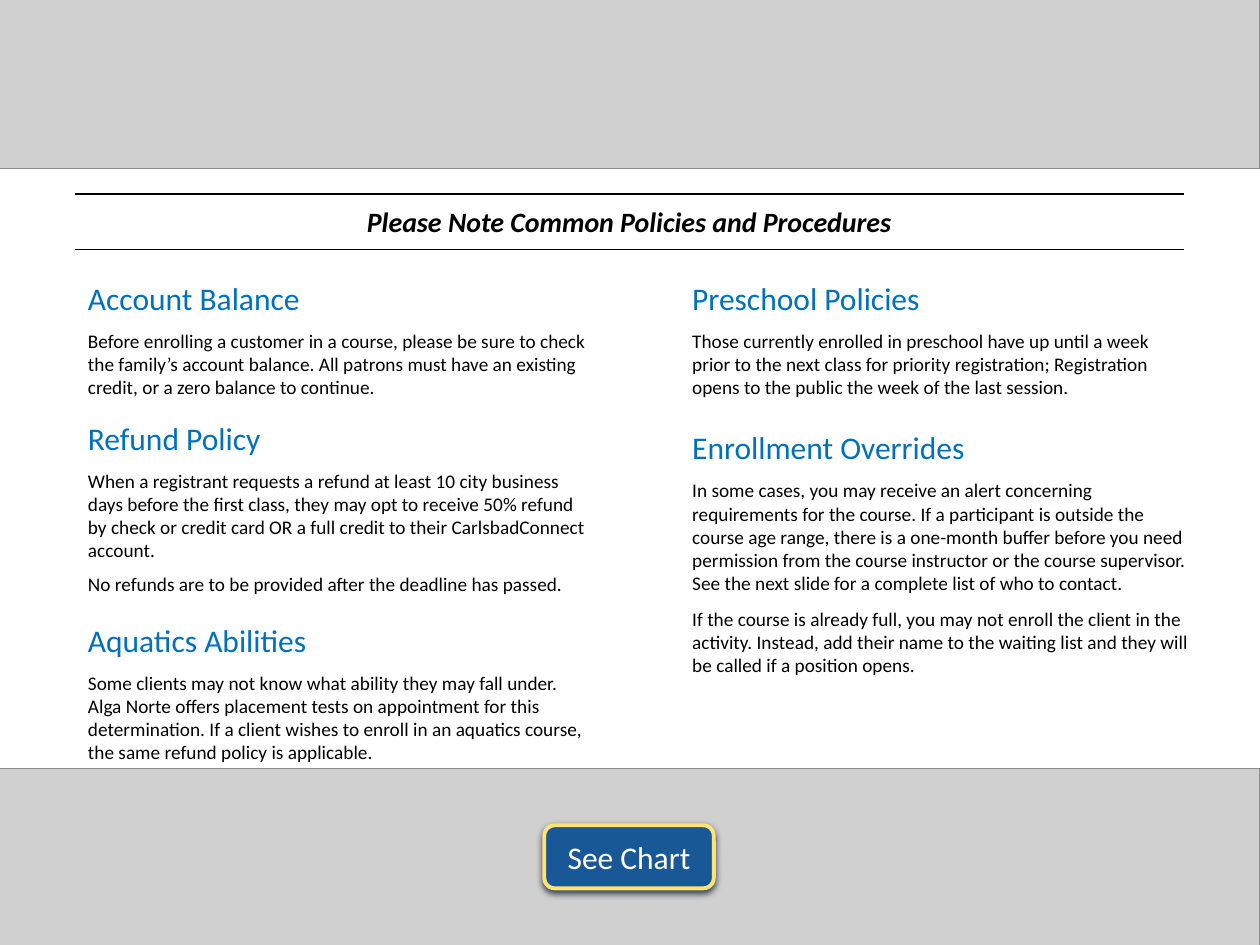
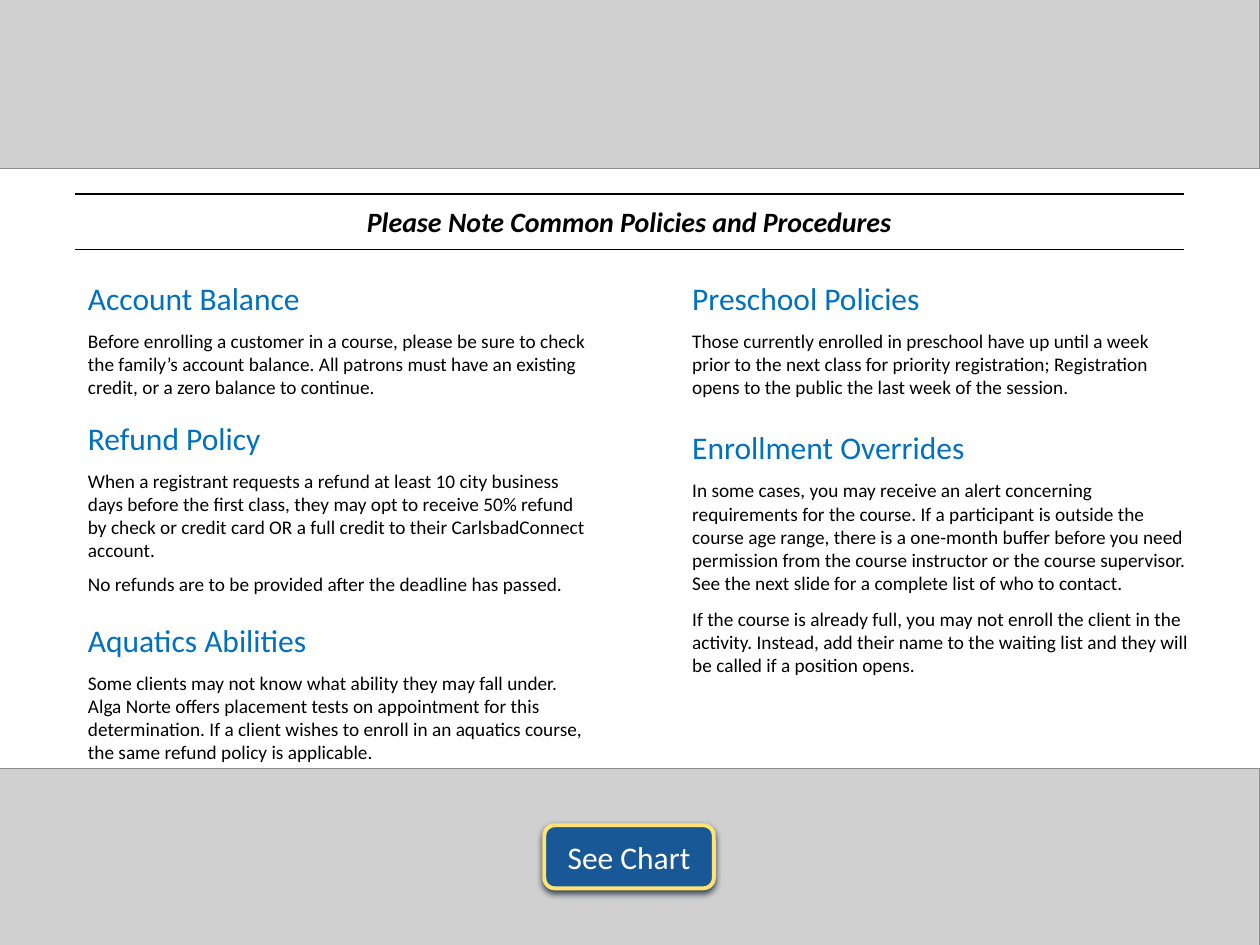
Before and after one commit to jstngoulet/ActiveNet_Trainer, a slide deck: slide 4 of ActiveNet Trainer/Courses/ActiveNet Orientation - Enrollment/Enrollment Policies and Procedures.pptx. Drawn at 1260x945 pixels with LibreOffice and Linux fonts; fonts in the diff are those of the drawing; grey boxes stand for pictures. Boxes give left, top, right and bottom in pixels: in the first picture for what was removed or moved away, otherwise in the second. Text is boxed around its words. In the diff, an @@ line names an element or a change of style, - is before the commit and + after.

Commit message:
fixed preschool priority statement in policies and procedures

```diff
--- a/ActiveNet Trainer/Courses/ActiveNet Orientation - Enrollment/Enrollment Policies and Procedures.pptx
+++ b/ActiveNet Trainer/Courses/ActiveNet Orientation - Enrollment/Enrollment Policies and Procedures.pptx
@@ text at bbox=[692, 334, 1149, 397]: text changed @@
-Those currently enrolled in preschool have up until a week prior to the next class for priority registration; Registration opens to the public the week of the last session.
+Those currently enrolled in preschool have up until a week prior to the next class for priority registration; Registration opens to the public the last week of the session.
```
